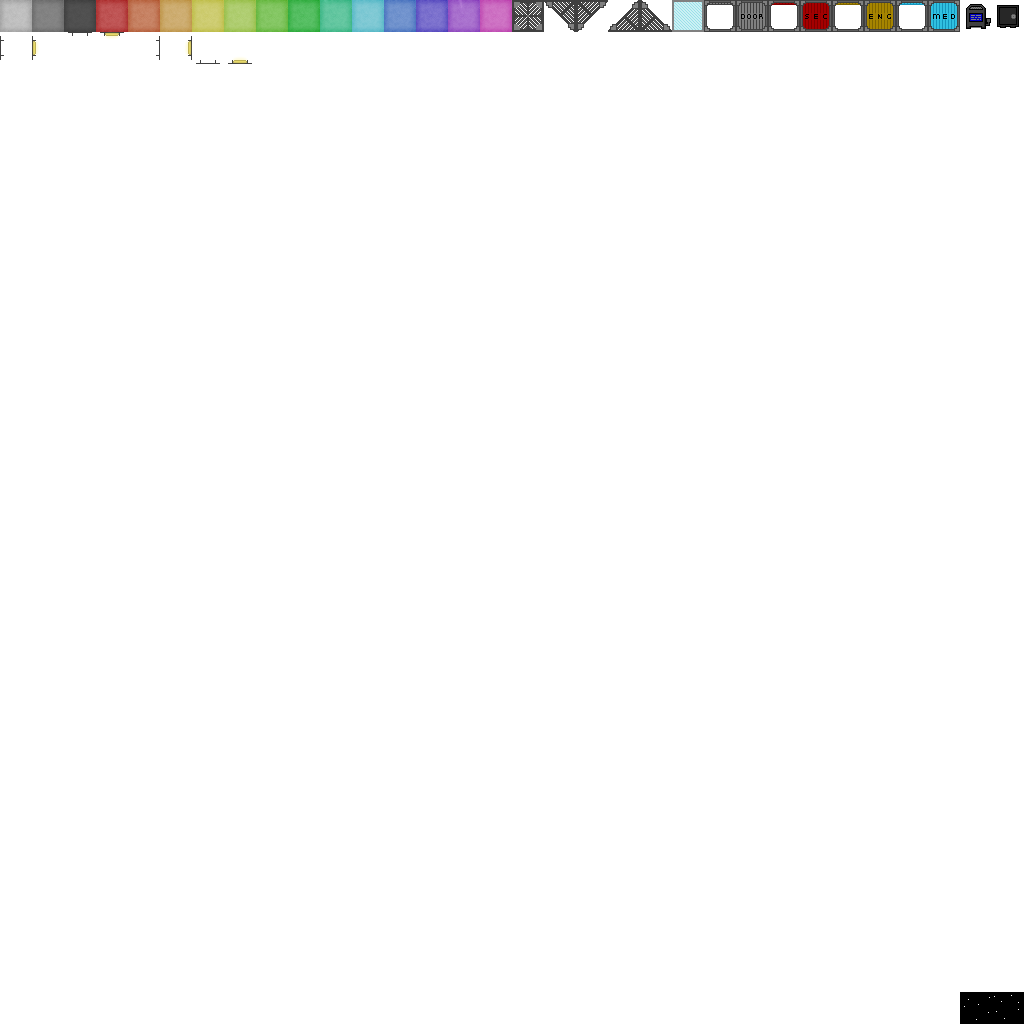
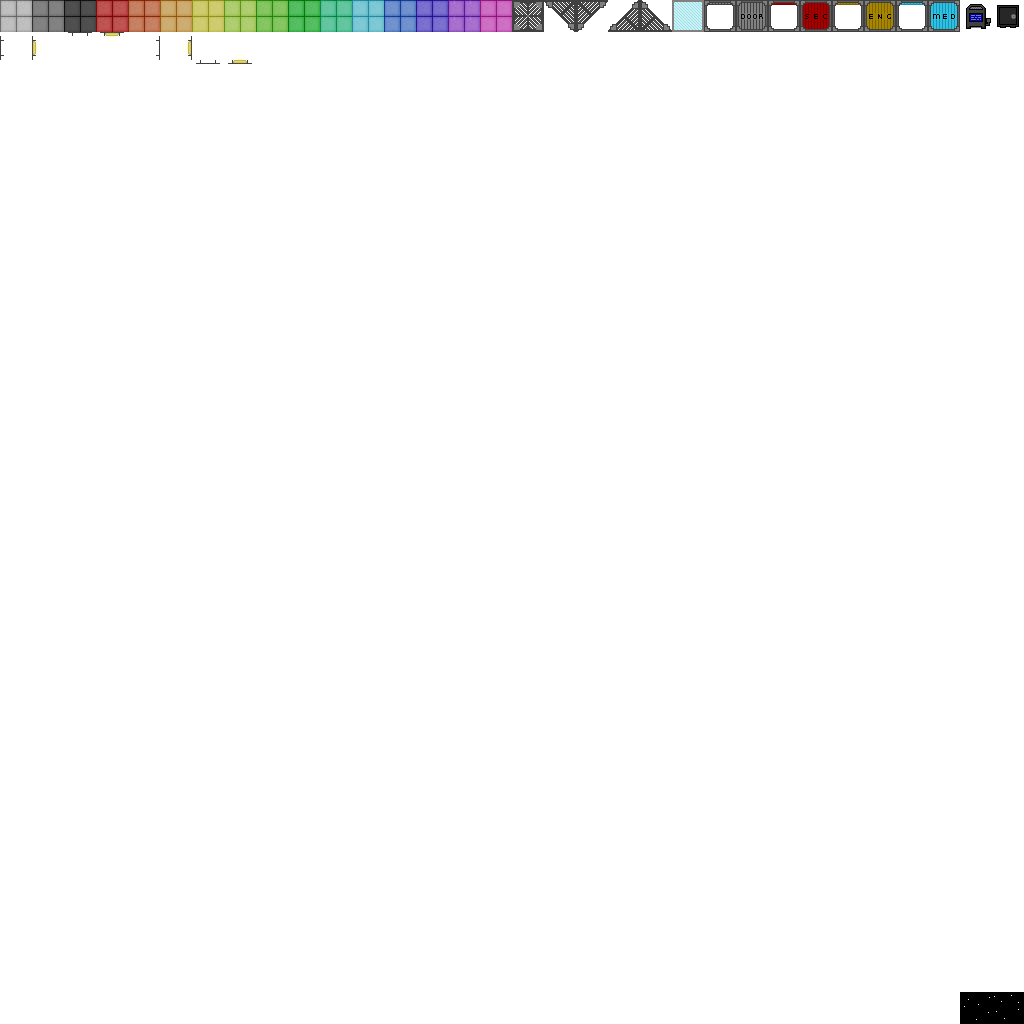
Before/after of a w=1024, h=1024 layered artwork. What changed in the layer stack:
painted on "15" over [480, 0, 512, 32]
painted on "14" over [448, 0, 480, 32]
painted on "13" over [416, 0, 448, 32]
painted on "12" over [384, 0, 416, 32]
painted on "11" over [352, 0, 384, 32]
painted on "10" over [320, 0, 352, 32]
painted on "9" over [288, 0, 320, 32]
painted on "8" over [256, 0, 288, 32]
painted on "7" over [224, 0, 256, 32]
painted on "6" over [192, 0, 224, 32]
painted on "5" over [160, 0, 192, 32]
painted on "4" over [128, 0, 160, 32]
painted on "3" over [96, 0, 128, 32]
painted on "2" over [64, 0, 96, 32]
painted on "1" over [32, 0, 64, 32]
painted on "0" over [0, 0, 32, 32]
